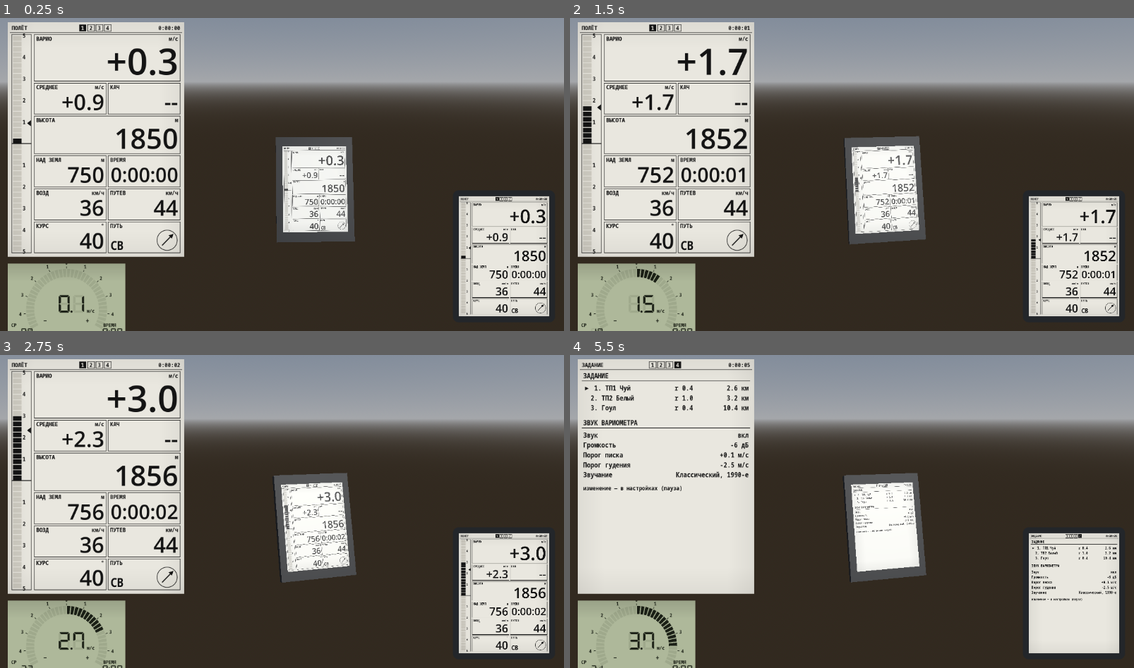
Above: before the commit, frames 1-4 (two rows, left to right).
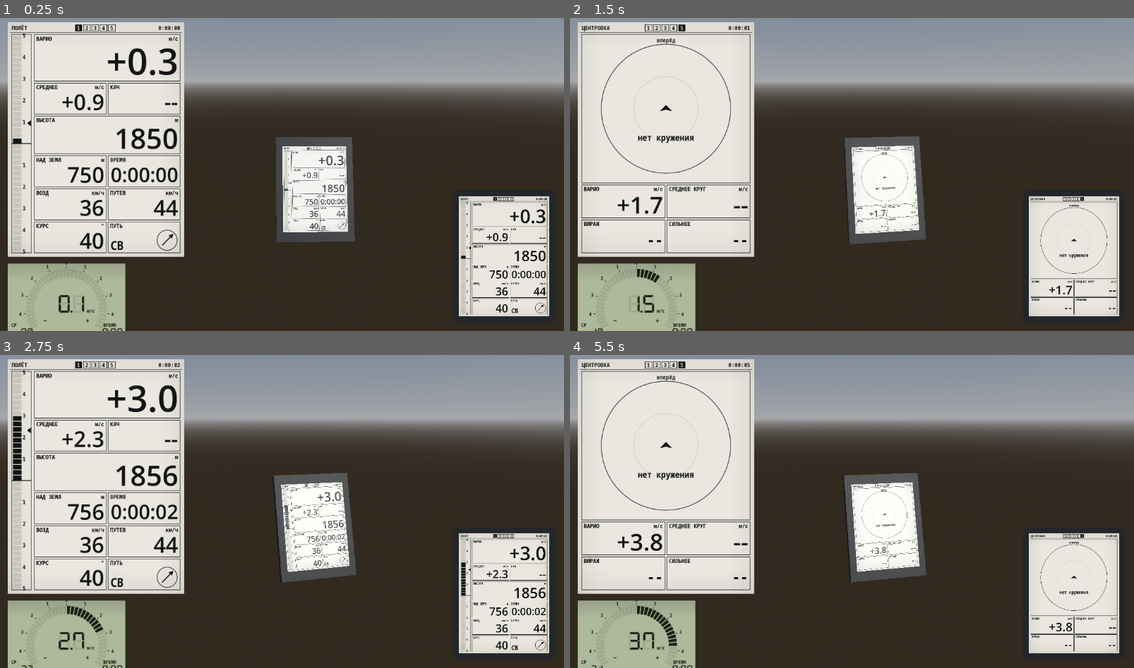
Above: after the commit, the same moments.

Repository: thegriglat/deltaplan
Game: Godot game, scene res://scenes/instruments/instrument_preview.tscn
The game is run twice, just before and just after one commit, with the same random seed, the same clock (stepped at 60 frames per second) and the same inputs. This scene is started directly instead of the project's main scene.
Inputs (mouse positions are in pixels of both pictures, inside the frame that each line leads up to):
- Up to frame 1 (0.25 s): no input
- Up to frame 2 (1.5 s): tap Enter at 0.5 s; move the mouse to (976, 155) at 0.52 s; hold Right (ui_right) 0.53-1.25 s; tap 1 at 0.6 s; click (976, 155) at 0.67 s; tap 5 at 0.8 s; drag from (739, 187) to (823, 237) at 1.27 s
- Up to frame 3 (2.75 s): move the mouse to (338, 439) at 2.02 s; hold Right (ui_right) from 2.03 s (still down); tap 4 at 2.1 s; tap 1 at 2.3 s
- Up to frame 4 (5.5 s): release Right (ui_right) at 2.75 s; drag from (823, 574) to (682, 461) at 2.77 s; move the mouse to (1021, 558) at 3.52 s; hold Left (ui_left) 3.53-4.25 s; tap 5 at 3.6, 5.3 s; tap 4 at 3.8 s; drag from (682, 461) to (767, 430) at 4.27 s; move the mouse to (880, 508) at 5.02 s; hold S from 5.03 s (still down); hold Shift from 5.03 s (still down); click (880, 508) at 5.17 s

The runs differ from the first frame. In frame 1, 0.1% of the frame differs, in the area x 13-92%, y 2-59%; in frame 2, 7.2%, in the area x 2-98%, y 2-95%; in frame 3, 0.1%; in frame 4, 4.8%.

Commit message:
Планшет: страница 5 — помощник центровки по замерам своего вариометра
Claude-Session: https://claude.ai/code/session_01Ldv53AaiDzk55UxAZUCL7L

Diff:
--- a/configs/instruments.json
+++ b/configs/instruments.json
@@ -199,5 +199,30 @@
       "sample_interval_s": 0.25,
       "sample_interval_s_doc": "Шаг истории, с."
     }
+  },
+  "thermal_assistant": {
+    "_doc": "Помощник центровки (страница 5, как у XCSoar/XCTrack). Только данные прибора: отфильтрованный вариометр и курс; атмосфера не читается. Замер вариометра относится к точке круга, где крыло было τ секунд назад (задержка датчика).",
+    "min_turn_rate_dps": 8.0,
+    "min_turn_rate_dps_doc": "Кружение: скорость изменения курса не меньше, °/с.",
+    "turn_rate_smoothing_s": 2.0,
+    "turn_rate_smoothing_s_doc": "Сглаживание скорости разворота, с.",
+    "circling_confirm_s": 4.0,
+    "circling_confirm_s_doc": "Столько секунд подряд кружить, чтобы включить помощник, с.",
+    "window_circles": 1.5,
+    "window_circles_doc": "Сколько последних кругов учитывать.",
+    "max_window_s": 60.0,
+    "max_window_s_doc": "Предел окна по времени, с.",
+    "sensor_lag_s": -1.0,
+    "sensor_lag_s_doc": "Задержка датчика, с; −1 — взять постоянную времени фильтра вариометра (vario.filter_time_constant_s).",
+    "sectors": 36,
+    "sectors_doc": "Число секторов круга (36 — по 10°).",
+    "sample_interval_s": 0.25,
+    "sample_interval_s_doc": "Шаг записи замеров, с.",
+    "plot_range_ms": 2.0,
+    "plot_range_ms_doc": "Разброс (м/с от среднего за круг), который занимает весь радиус диаграммы.",
+    "show_shift_arrow": true,
+    "show_shift_arrow_doc": "Показывать стрелку «сдвинь круг сюда» (в сторону сильного сектора).",
+    "shift_min_ms": 0.2,
+    "shift_min_ms_doc": "Стрелка появляется, если асимметрия подъёма больше, м/с."
   }
 }
--- a/scripts/instruments/flight_instrument.gd
+++ b/scripts/instruments/flight_instrument.gd
@@ -1,13 +1,13 @@
 class_name FlightInstrument
 extends Node
-## Полётный компьютер-планшет на центре базовой штанги (FR-21, FR-23…FR-25), 4 страницы:
-## 0 — полёт, 1 — карта, 2 — ветер и глиссада, 3 — задание и настройки звука.
+## Полётный компьютер-планшет на центре базовой штанги (FR-21, FR-23…FR-25), 5 страниц:
+## 0 — полёт, 1 — карта, 2 — ветер и глиссада, 3 — задание и настройки звука, 4 — центровка.
 ## Держит Vario, WindEstimator, InstrumentTask и экран InstrumentDisplay в SubViewport.
 ## Текстура экрана идёт на 3D-корпус (instrument_3d.tscn) и в угол экрана (instrument_overlay.tscn).
 ##
 ## Использование (главная сцена):
 ##   glider.telemetry_updated.connect(instrument.update)
-##   клавиши 1–4 → instrument.set_page(0..3)
+##   клавиши 1–5 → instrument.set_page(0..4)
 ##   vario_audio.set_vario(instrument.get_vario().vario_ms)
 ##   instrument.set_sound_settings(vario_audio.get_settings())
 ##   instrument.settings_requested.connect(<меню/настройки>)
@@ -22,6 +22,7 @@
 var vario := Vario.new()
 var wind := WindEstimator.new()
 var task := InstrumentTask.new()
+var thermal := ThermalAssistant.new()
 var _cfg: Dictionary = {}
 var _redraw_interval_s: float = 0.1
 var _since_redraw_s: float = 0.0
@@ -36,6 +37,7 @@
 	vario.setup(_cfg)
 	wind.setup(_cfg)
 	task.setup(_cfg)
+	thermal.setup(_cfg, vario.get_filter_time_constant_s())
 	var scr: Dictionary = _cfg.get("screen", {})
 	viewport.size = Vector2i(int(scr.get("width_px", 720)), int(scr.get("height_px", 960)))
 	viewport.transparent_bg = false
@@ -45,6 +47,7 @@
 	display.vario = vario
 	display.wind = wind
 	display.task = task
+	display.thermal = thermal
 	display.setup(_cfg)
 	_request_redraw()
 
@@ -56,6 +59,7 @@
 		dt = get_physics_process_delta_time()
 	vario.update(t, dt)
 	wind.update(t, dt)
+	thermal.update(t.heading_deg, vario.vario_ms, dt, t.on_ground)
 	_dirty = true
 
 
@@ -76,6 +80,10 @@
 	return task
 
 
+func get_thermal() -> ThermalAssistant:
+	return thermal
+
+
 func get_page() -> int:
 	return display.page
 
@@ -84,7 +92,7 @@
 	return InstrumentDisplay.PAGE_COUNT
 
 
-## Переключить страницу 0..3 (клавиши 1–4 привязывает главная сцена).
+## Переключить страницу 0..4 (клавиши 1–5 привязывает главная сцена).
 func set_page(i: int) -> void:
 	var p := posmod(i, page_count())
 	var changed := p != display.page
@@ -125,6 +133,7 @@
 func reset() -> void:
 	vario.reset()
 	wind.reset()
+	thermal.reset()
 	_request_redraw()
 
 
--- a/scripts/instruments/instrument_display.gd
+++ b/scripts/instruments/instrument_display.gd
@@ -9,12 +9,14 @@
 const PAGE_MAP := 1
 const PAGE_WIND := 2
 const PAGE_TASK := 3
-const PAGE_COUNT := 4
-const PAGE_TITLES: PackedStringArray = ["ПОЛЁТ", "КАРТА", "ВЕТЕР", "ЗАДАНИЕ"]
+const PAGE_THERMAL := 4
+const PAGE_COUNT := 5
+const PAGE_TITLES: PackedStringArray = ["ПОЛЁТ", "КАРТА", "ВЕТЕР", "ЗАДАНИЕ", "ЦЕНТРОВКА"]
 
 var vario: Vario
 var wind: WindEstimator
 var task: InstrumentTask
+var thermal: ThermalAssistant
 ## Настройки звука для показа на странице 4: {volume_db, climb_on_ms, sink_on_ms, enabled, preset}.
 var sound: Dictionary = {}
 var page: int = PAGE_FLIGHT
@@ -72,6 +74,8 @@
 			InstrumentPageWind.draw_page(self, area)
 		PAGE_TASK:
 			InstrumentPageTask.draw_page(self, area)
+		PAGE_THERMAL:
+			InstrumentPageThermal.draw_page(self, area)
 		_:
 			InstrumentPageFlight.draw_page(self, area)
 	_draw_shade()
--- /dev/null
+++ b/scripts/instruments/instrument_page_thermal.gd
@@ -0,0 +1,92 @@
+class_name InstrumentPageThermal
+extends RefCounted
+## Страница 5 «ЦЕНТРОВКА» — помощник центровки как у XCSoar: крыло в центре носом вверх,
+## вокруг — диаграмма подъёма по сторонам круга относительно текущего курса
+## (дальше от центра — сильнее), стрелка «сдвинь круг сюда», среднее за круг.
+## На прямой — «нет кружения».
+
+const PLOT_FRAC := 0.68  # доля высоты под диаграмму
+
+
+static func draw_page(d: InstrumentDisplay, area: Rect2) -> void:
+	var ta := d.thermal
+	var c := d.section("thermal_assistant")
+	var plot := Rect2(area.position, Vector2(area.size.x, area.size.y * PLOT_FRAC))
+	d.draw_rect(plot, d.ink, false, d.border)
+	var center := plot.get_center()
+	var r := minf(plot.size.x, plot.size.y) * 0.5 - float(d.label_px) - 16.0
+	# Кольца: среднее за круг (середина) и ± plot_range.
+	for k in [0.5, 1.0]:
+		d.draw_arc(center, r * k, 0.0, TAU, 96, d.ghost if k < 1.0 else d.ink, d.border, true)
+	d.text(center + Vector2(-40.0, -r - 8.0), d.tr("вперёд"), d.label_px, d.ink, 1, 80.0)
+	d.glider_icon(center, Vector2(0, -1), 26.0)
+	var hdg := d.vario.heading_deg
+	if not ta.circling:
+		d.text(
+			center + Vector2(-200.0, r * 0.5), d.tr("нет кружения"), d.text_px + 8, d.ink, 1, 400.0
+		)
+	else:
+		_draw_lift_polygon(d, ta, center, r, hdg, float(c.get("plot_range_ms", 2.0)))
+		var show_arrow := bool(c.get("show_shift_arrow", true))
+		if show_arrow and ta.asymmetry_ms >= float(c.get("shift_min_ms", 0.2)):
+			var a := deg_to_rad(ta.strong_relative_deg(hdg))
+			var dir := Vector2(sin(a), -cos(a))
+			d.arrow(center + dir * r * 0.25, center + dir * r * 0.95, 7.0, 30.0)
+	# Поля под диаграммой.
+	var y := plot.end.y + d.gap
+	var rh := (area.end.y - y - d.gap) * 0.5
+	var half := (area.size.x - d.gap) * 0.5
+	var x1 := area.position.x + half + d.gap
+	var avg_s := d.fmt_vario(ta.circle_average_ms) if ta.circling else "--"
+	d.field(
+		Rect2(area.position.x, y, half, rh),
+		d.tr("ВАРИО"),
+		d.tr("м/с"),
+		d.fmt_vario(d.vario.vario_ms)
+	)
+	d.field(Rect2(x1, y, half, rh), d.tr("СРЕДНЕЕ КРУГ"), d.tr("м/с"), avg_s)
+	y += rh + d.gap
+	var turn := "--"
+	if ta.circling:
+		turn = d.tr("вправо") if ta.turn_dir > 0 else d.tr("влево")
+	d.field(Rect2(area.position.x, y, half, rh), d.tr("ВИРАЖ"), "", turn, true)
+	var side := _side_name(d, ta, hdg) if ta.circling else "--"
+	d.field(Rect2(x1, y, half, rh), d.tr("СИЛЬНЕЕ"), "", side, true)
+
+
+## Многоугольник подъёма: радиус = середина + (сектор − среднее) / plot_range · половина радиуса.
+static func _draw_lift_polygon(
+	d: InstrumentDisplay, ta: ThermalAssistant, center: Vector2, r: float, hdg: float, rng: float
+) -> void:
+	var n := ta.sectors.size()
+	var pts := PackedVector2Array()
+	for k in n:
+		var v := ta.sectors[k]
+		if is_nan(v):
+			continue
+		var rel := deg_to_rad((float(k) + 0.5) * 360.0 / float(n) - hdg)
+		var rr := r * (0.5 + 0.5 * clampf((v - ta.circle_average_ms) / rng, -0.9, 1.0))
+		pts.append(center + Vector2(sin(rel), -cos(rel)) * rr)
+	if pts.size() >= 3:
+		pts.append(pts[0])
+		d.draw_polyline(pts, d.ink, 4.0, true)
+		for p in pts:
+			d.draw_circle(p, 3.0, d.ink)
+
+
+static func _side_name(d: InstrumentDisplay, ta: ThermalAssistant, hdg: float) -> String:
+	var c := d.section("thermal_assistant")
+	if ta.asymmetry_ms < float(c.get("shift_min_ms", 0.2)):
+		return d.tr("ровно")
+	var rel := ta.strong_relative_deg(hdg)
+	var names := [
+		d.tr("впереди"),
+		d.tr("впер-справа"),
+		d.tr("справа"),
+		d.tr("сзади-справа"),
+		d.tr("сзади"),
+		d.tr("сзади-слева"),
+		d.tr("слева"),
+		d.tr("впер-слева")
+	]
+	return names[int(round(fposmod(rel, 360.0) / 45.0)) % 8]
--- a/scripts/instruments/instrument_preview.gd
+++ b/scripts/instruments/instrument_preview.gd
@@ -1,12 +1,12 @@
 extends Node3D
 ## Стенд приборов: синтетическая телеметрия (кружение в термике с синусом вариометра),
 ## прибор на 3D-корпусе, картинка в углу, звук вариометра, крупный экран слева.
-## Клавиши: 1–4 — страница, Tab — следующая, ↑/↓ — вариометр вручную ±1 м/с, 0 — снова синус.
+## Клавиши: 1–5 — страница, Tab — следующая, ↑/↓ — вариометр вручную ±1 м/с, 0 — снова синус.
 ## Аргументы (после --): --screenshot=путь.png  --page=N
 ##   --warmup_s=С (прогнать телеметрию до кадра)
 ##   --quit_after_s=С  --skips_report (печатать пропуски звука)
 ##   --screenshot также сохраняет *_screen.png (планшет) и *_vario90s.png (вариометр 90-х)
-##   --pages_prefix=путь (сохранить экран всех 4 страниц в путь_p1.png … путь_p4.png).
+##   --pages_prefix=путь (сохранить экран всех страниц в путь_p1.png … путь_p5.png).
 ## Параметры синусоиды — не конфиг прибора, а сценарий стенда (только для предпросмотра).
 
 const SCENARIO := {
@@ -19,11 +19,16 @@
 	"start_alt_m": 1850.0,
 	"ground_m": 1100.0,
 	"glide_leg_s": 60.0,
+	"core_offset_m": Vector2(20.0, 30.0),
+	"core_lift_ms": 3.5,
+	"core_radius_m": 60.0,
 }
 
 var t := Telemetry.new()
 var _time := 0.0
 var _manual := NAN
+var _core := Vector2.ZERO
+var _core_set := false
 var _args := {}
 var _elapsed := 0.0
 var _shot_done := false
@@ -71,13 +76,21 @@
 func _step(dt: float) -> void:
 	_time += dt
 	var v: float
-	if is_nan(_manual):
+	if not is_nan(_manual):
+		v = _manual
+	elif _time < SCENARIO.glide_leg_s:
 		v = (
 			SCENARIO.vario_mean_ms
 			+ SCENARIO.vario_amp_ms * sin(TAU * _time / SCENARIO.vario_period_s)
 		)
 	else:
-		v = _manual
+		# Кружение: термик сносится ветром, ядро смещено от центра круга (для страницы 5).
+		if not _core_set:
+			_core_set = true
+			_core = Vector2(t.position.x, t.position.z) + SCENARIO.core_offset_m
+		var core: Vector2 = _core + SCENARIO.wind_ms * (_time - SCENARIO.glide_leg_s)
+		var d2 := Vector2(t.position.x, t.position.z).distance_squared_to(core)
+		v = SCENARIO.core_lift_ms * exp(-d2 / pow(SCENARIO.core_radius_m, 2.0)) - 0.5
 	# Первую минуту — прямой полёт от старта (для следа), дальше кружение.
 	var hdg: float
 	if _time < SCENARIO.glide_leg_s:
@@ -157,5 +170,5 @@
 			KEY_DOWN:
 				_manual = (0.0 if is_nan(_manual) else _manual) - 1.0
 			_:
-				if event.keycode >= KEY_1 and event.keycode <= KEY_4:
+				if event.keycode >= KEY_1 and event.keycode <= KEY_5:
 					instrument3d.set_page(event.keycode - KEY_1)
--- /dev/null
+++ b/scripts/instruments/thermal_assistant.gd
@@ -0,0 +1,222 @@
+class_name ThermalAssistant
+extends RefCounted
+## Помощник центровки (страница 5, FR-25) — как thermal assistant у XCSoar.
+## Только данные прибора: отфильтрованный вариометр своего датчика и курс (компас).
+## Атмосфера не читается.
+##
+## В установившемся вираже (в системе воздуха) крыло находится относительно центра круга
+## по пеленгу heading − 90° при правом вираже и heading + 90° при левом. Каждый замер вариометра
+## относится к точке круга, где крыло было τ секунд назад (задержка датчика). Замеры копятся
+## по секторам за последние 1–2 круга. Выход — подъём по секторам, среднее за круг и
+## вектор асимметрии: в какую сторону от центра круга подъём сильнее (туда сдвигать круг).
+## Снос ветром не мешает: термик сносится вместе с воздухом, а курс — величина в системе воздуха.
+
+## Идёт кружение (помощник активен).
+var circling: bool = false
+## Направление виража: +1 — вправо, −1 — влево, 0 — прямо.
+var turn_dir: int = 0
+## Среднее за учтённые круги, м/с.
+var circle_average_ms: float = 0.0
+## Средний вариометр по секторам (сектор k — пеленг от центра круга k·360/N°), NAN — нет замеров.
+var sectors: PackedFloat32Array = PackedFloat32Array()
+## Пеленг от центра круга туда, где подъём сильнее, градусы (0 — север).
+var strong_bearing_deg: float = 0.0
+## Асимметрия подъёма (первая гармоника по кругу), м/с: насколько сильная сторона сильнее средней.
+var asymmetry_ms: float = 0.0
+
+var _min_rate: float = 8.0
+var _rate_tau: float = 2.0
+var _confirm_s: float = 4.0
+var _window_circles: float = 1.5
+var _max_window_s: float = 60.0
+var _lag_s: float = 0.7
+var _n: int = 36
+var _interval_s: float = 0.25
+
+var _time: float = 0.0
+var _rate_dps: float = 0.0
+var _prev_heading: float = NAN
+var _unwrapped: float = 0.0
+var _circling_for_s: float = 0.0
+var _since_sample: float = 0.0
+# История курса для учёта задержки: время, развёрнутый курс.
+var _h_t: PackedFloat64Array = PackedFloat64Array()
+var _h_v: PackedFloat64Array = PackedFloat64Array()
+# Замеры: время, пеленг от центра круга (°), вариометр.
+var _s_t: PackedFloat64Array = PackedFloat64Array()
+var _s_b: PackedFloat32Array = PackedFloat32Array()
+var _s_v: PackedFloat32Array = PackedFloat32Array()
+
+
+## cfg — весь instruments.json (раздел thermal_assistant); vario_tau_s — постоянная времени
+## фильтра вариометра (для sensor_lag_s = −1).
+func setup(cfg: Dictionary = {}, vario_tau_s: float = 0.7) -> void:
+	if cfg.is_empty():
+		cfg = Config.get_config("instruments")
+	var c: Dictionary = cfg.get("thermal_assistant", {})
+	_min_rate = float(c.get("min_turn_rate_dps", _min_rate))
+	_rate_tau = float(c.get("turn_rate_smoothing_s", _rate_tau))
+	_confirm_s = float(c.get("circling_confirm_s", _confirm_s))
+	_window_circles = float(c.get("window_circles", _window_circles))
+	_max_window_s = float(c.get("max_window_s", _max_window_s))
+	var lag := float(c.get("sensor_lag_s", -1.0))
+	_lag_s = vario_tau_s if lag < 0.0 else lag
+	_n = maxi(int(c.get("sectors", _n)), 4)
+	_interval_s = float(c.get("sample_interval_s", _interval_s))
+	reset()
+
+
+func reset() -> void:
+	circling = false
+	turn_dir = 0
+	circle_average_ms = 0.0
+	asymmetry_ms = 0.0
+	sectors = PackedFloat32Array()
+	sectors.resize(_n)
+	sectors.fill(NAN)
+	_time = 0.0
+	_rate_dps = 0.0
+	_prev_heading = NAN
+	_unwrapped = 0.0
+	_circling_for_s = 0.0
+	_since_sample = 0.0
+	_h_t.clear()
+	_h_v.clear()
+	_clear_samples()
+
+
+func get_sensor_lag_s() -> float:
+	return _lag_s
+
+
+## heading_deg — курс (компас), vario_ms — ОТФИЛЬТРОВАННЫЙ вариометр прибора, dt — шаг, с.
+func update(heading_deg: float, vario_ms: float, dt: float, on_ground: bool = false) -> void:
+	if dt <= 0.0:
+		return
+	_time += dt
+	if on_ground:
+		reset()
+		return
+	if is_nan(_prev_heading):
+		_prev_heading = heading_deg
+		_unwrapped = heading_deg
+	var d := wrapf(heading_deg - _prev_heading, -180.0, 180.0)
+	_prev_heading = heading_deg
+	_unwrapped += d
+	_rate_dps = lerpf(_rate_dps, d / dt, 1.0 - exp(-dt / _rate_tau))
+	_h_t.append(_time)
+	_h_v.append(_unwrapped)
+	_trim_history()
+	var turning := absf(_rate_dps) >= _min_rate
+	var dir := int(signf(_rate_dps)) if turning else 0
+	if not turning or (turn_dir != 0 and dir != turn_dir):
+		# Прямая или смена направления виража — всё заново.
+		_circling_for_s = 0.0
+		if circling or not _s_t.is_empty():
+			_clear_samples()
+		circling = false
+		turn_dir = dir
+		return
+	turn_dir = dir
+	_circling_for_s += dt
+	_since_sample += dt
+	if _since_sample >= _interval_s:
+		_since_sample = 0.0
+		# Замер относится к положению крыла τ секунд назад.
+		var h_then := _heading_at(_time - _lag_s)
+		var bearing := fposmod(h_then - 90.0 * float(turn_dir), 360.0)
+		_s_t.append(_time)
+		_s_b.append(bearing)
+		_s_v.append(vario_ms)
+		_trim_samples()
+	circling = _circling_for_s >= _confirm_s
+	_recompute()
+
+
+## Пеленг сильного подъёма относительно текущего курса, градусы (0 — впереди, 90 — справа).
+func strong_relative_deg(current_heading_deg: float) -> float:
+	return wrapf(strong_bearing_deg - current_heading_deg, -180.0, 180.0)
+
+
+func _heading_at(t: float) -> float:
+	var n := _h_t.size()
+	if n == 0:
+		return _unwrapped
+	if t <= _h_t[0]:
+		return _h_v[0]
+	var i := n - 1
+	while i > 0 and _h_t[i - 1] > t:
+		i -= 1
+	if i == 0:
+		return _h_v[0]
+	var k := (t - _h_t[i - 1]) / maxf(_h_t[i] - _h_t[i - 1], 1e-9)
+	return lerpf(_h_v[i - 1], _h_v[i], clampf(k, 0.0, 1.0))
+
+
+func _trim_history() -> void:
+	var keep := _lag_s + 2.0
+	var cut := 0
+	while cut < _h_t.size() - 2 and _time - _h_t[cut + 1] > keep:
+		cut += 1
+	if cut > 256:
+		_h_t = _h_t.slice(cut)
+		_h_v = _h_v.slice(cut)
+
+
+func _window_s() -> float:
+	var period := 360.0 / maxf(absf(_rate_dps), 1.0)
+	return minf(period * _window_circles, _max_window_s)
+
+
+func _trim_samples() -> void:
+	var w := _window_s()
+	var cut := 0
+	while cut < _s_t.size() and _time - _s_t[cut] > w:
+		cut += 1
+	if cut > 0:
+		_s_t = _s_t.slice(cut)
+		_s_b = _s_b.slice(cut)
+		_s_v = _s_v.slice(cut)
+
+
+func _clear_samples() -> void:
+	_s_t.clear()
+	_s_b.clear()
+	_s_v.clear()
+	sectors.fill(NAN)
+	asymmetry_ms = 0.0
+	circle_average_ms = 0.0
+
+
+func _recompute() -> void:
+	var sum := PackedFloat32Array()
+	var cnt := PackedInt32Array()
+	sum.resize(_n)
+	cnt.resize(_n)
+	var total := 0.0
+	for i in _s_t.size():
+		var k := int(floor(_s_b[i] / 360.0 * float(_n))) % _n
+		sum[k] += _s_v[i]
+		cnt[k] += 1
+		total += _s_v[i]
+	if _s_t.is_empty():
+		return
+	circle_average_ms = total / float(_s_t.size())
+	# Первая гармоника по секторам (каждый сектор — с равным весом, чтобы неравномерная
+	# скорость разворота не смещала оценку).
+	var vec := Vector2.ZERO
+	var used := 0
+	for k in _n:
+		if cnt[k] == 0:
+			sectors[k] = NAN
+			continue
+		var avg := sum[k] / float(cnt[k])
+		sectors[k] = avg
+		var a := deg_to_rad((float(k) + 0.5) * 360.0 / float(_n))
+		vec += Vector2(sin(a), -cos(a)) * (avg - circle_average_ms)
+		used += 1
+	if used == 0:
+		return
+	vec *= 2.0 / float(used)
+	asymmetry_ms = vec.length()
+	strong_bearing_deg = fposmod(rad_to_deg(atan2(vec.x, -vec.y)), 360.0)
--- a/tests/instruments/test_flight_instrument_node.gd
+++ b/tests/instruments/test_flight_instrument_node.gd
@@ -14,15 +14,15 @@
 func test_pages_and_signals() -> void:
 	var fi: FlightInstrument = load("res://scenes/instruments/flight_instrument.tscn").instantiate()
 	add_child(fi)
-	check(fi.page_count() == 4, "4 страницы")
+	check(fi.page_count() == 5, "5 страниц")
 	fi.page_changed.connect(func(p: int) -> void: _pages.append(p))
 	fi.settings_requested.connect(func(k: String, v: Variant) -> void: _settings.append([k, v]))
-	for i in 4:
+	for i in 5:
 		fi.set_page(i)
 	fi.set_page(1)
 	fi.set_page(1)
-	check(_pages == [1, 2, 3, 1], "page_changed только при смене: %s" % str(_pages))
-	fi.set_page(5)
+	check(_pages == [1, 2, 3, 4, 1], "page_changed только при смене: %s" % str(_pages))
+	fi.set_page(6)
 	check(fi.get_page() == 1, "номер по модулю числа страниц")
 	fi.request_setting("vario_volume_db", -3.0)
 	check(_settings.size() == 1 and _settings[0][0] == "vario_volume_db", "settings_requested")
--- /dev/null
+++ b/tests/instruments/test_thermal_assistant.gd
@@ -0,0 +1,82 @@
+extends TestCase
+## Помощник центровки: синтетический термик со смещённым центром, учёт задержки датчика, прямая.
+
+const DT := 1.0 / 120.0
+
+
+func _cfg(lag_s: float) -> Dictionary:
+	var cfg: Dictionary = Config.get_config("instruments").duplicate(true)
+	cfg.thermal_assistant.sensor_lag_s = lag_s
+	return cfg
+
+
+## Кружим радиусом 40 м вокруг (0, 0) со скоростью rate_dps (+ вправо), ядро термика смещено
+## на 30 м по пеленгу core_bearing. Вариометр — через фильтр прибора (Vario, τ из конфига).
+## Возвращает ошибку пеленга «сильной стороны», градусы.
+func _circle(ta: ThermalAssistant, rate_dps: float, core_bearing: float, seconds: float) -> float:
+	var vario := Vario.new()
+	vario.setup()
+	var cb := deg_to_rad(core_bearing)
+	var core := Vector2(sin(cb), -cos(cb)) * 30.0
+	var hdg := 0.0
+	var dir := signf(rate_dps)
+	for i in int(seconds / DT):
+		hdg = fposmod(hdg + rate_dps * DT, 360.0)
+		var phi := deg_to_rad(hdg - 90.0 * dir)
+		var pos := Vector2(sin(phi), -cos(phi)) * 40.0
+		var lift := 3.0 * exp(-pos.distance_squared_to(core) / (50.0 * 50.0)) - 0.5
+		vario.update_raw(lift, DT)
+		ta.update(hdg, vario.vario_ms, DT)
+	return absf(wrapf(ta.strong_bearing_deg - core_bearing, -180.0, 180.0))
+
+
+func test_points_to_core_right_turn() -> void:
+	var ta := ThermalAssistant.new()
+	ta.setup(Config.get_config("instruments"), 0.7)
+	var err := _circle(ta, 20.0, 90.0, 60.0)
+	check(ta.circling, "кружение обнаружено")
+	check(ta.turn_dir == 1, "вираж вправо")
+	check(err < 8.0, "сильная сторона — к ядру (ошибка %.1f°)" % err)
+	check(ta.asymmetry_ms > 0.3, "асимметрия заметна: %.2f" % ta.asymmetry_ms)
+	check(ta.circle_average_ms > -0.5 and ta.circle_average_ms < 2.5, "среднее за круг разумно")
+
+
+func test_points_to_core_left_turn() -> void:
+	var ta := ThermalAssistant.new()
+	ta.setup(Config.get_config("instruments"), 0.7)
+	var err := _circle(ta, -18.0, 225.0, 60.0)
+	check(ta.turn_dir == -1, "вираж влево")
+	check(err < 8.0, "левый вираж, ядро на ЮЗ (ошибка %.1f°)" % err)
+
+
+func test_sensor_lag_compensated() -> void:
+	var tau: float = Config.get_config("instruments").vario.filter_time_constant_s
+	var with_lag := ThermalAssistant.new()
+	with_lag.setup(_cfg(-1.0), tau)
+	approx(with_lag.get_sensor_lag_s(), tau, 1e-6, "задержка = τ фильтра")
+	var err_comp := _circle(with_lag, 25.0, 0.0, 60.0)
+	var no_lag := ThermalAssistant.new()
+	no_lag.setup(_cfg(0.0), tau)
+	var err_raw := _circle(no_lag, 25.0, 0.0, 60.0)
+	check(err_comp < err_raw, "с учётом задержки точнее: %.1f° против %.1f°" % [err_comp, err_raw])
+	check(err_raw > 8.0, "без учёта задержки видна ошибка (%.1f°)" % err_raw)
+
+
+func test_straight_no_circling() -> void:
+	var ta := ThermalAssistant.new()
+	ta.setup(Config.get_config("instruments"), 0.7)
+	for i in int(30.0 / DT):
+		ta.update(45.0 + 2.0 * sin(i * DT), 1.5, DT)
+	check(not ta.circling, "на прямой — нет кружения")
+	var any := false
+	for v in ta.sectors:
+		any = any or not is_nan(v)
+	check(not any, "диаграмма пуста")
+
+
+func test_relative_direction() -> void:
+	var ta := ThermalAssistant.new()
+	ta.setup(Config.get_config("instruments"), 0.7)
+	ta.strong_bearing_deg = 90.0
+	approx(ta.strong_relative_deg(0.0), 90.0, 1e-6, "курс север, сильнее на востоке — справа")
+	approx(ta.strong_relative_deg(180.0), -90.0, 1e-6, "курс юг — слева")
Not shown, added: scripts/instruments/instrument_page_thermal.gd.uid
Not shown, added: scripts/instruments/thermal_assistant.gd.uid
Not shown, added: tests/instruments/test_thermal_assistant.gd.uid
Not shown, changed: docs/instruments.md
